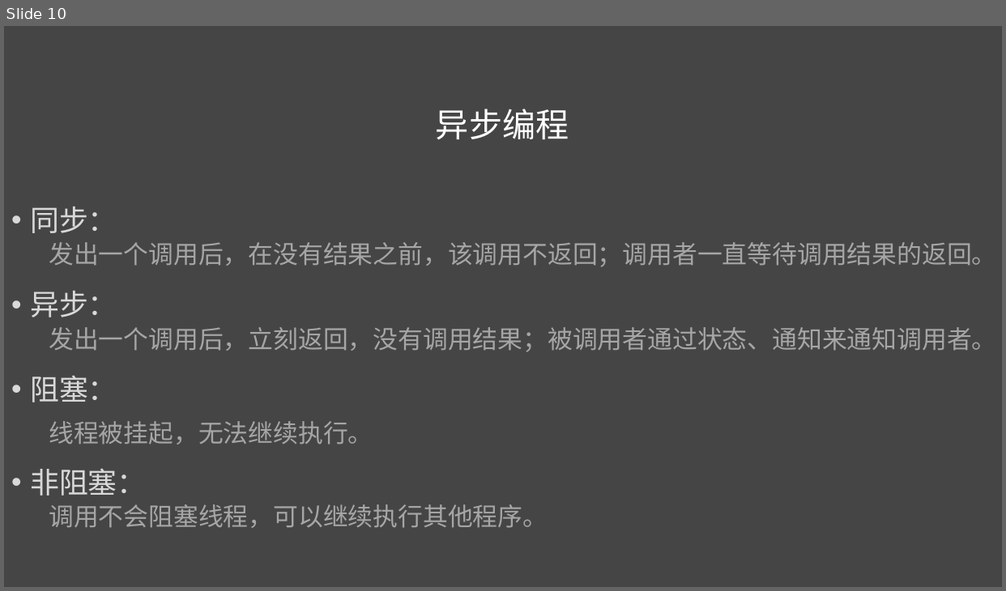
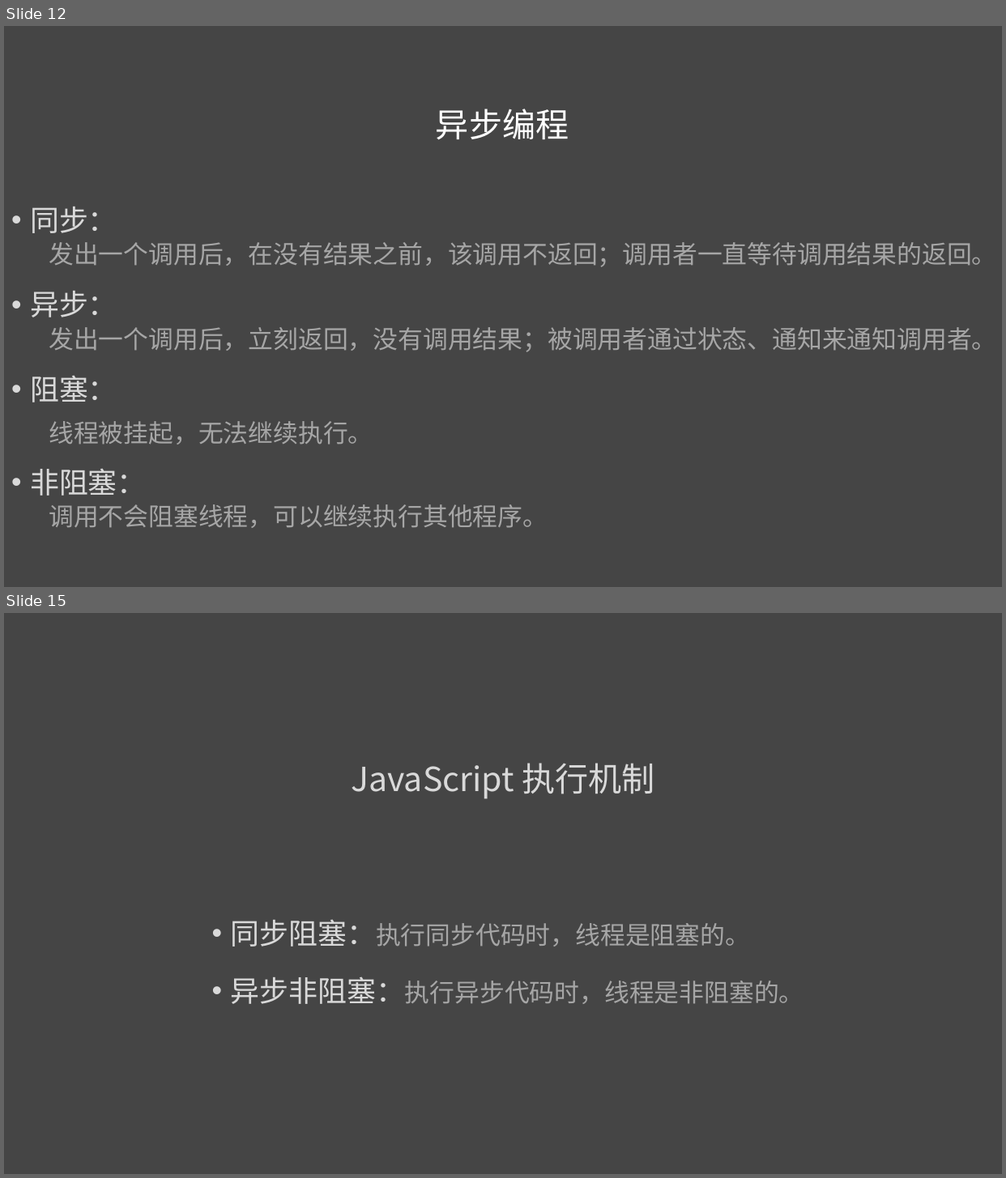
Before and after one commit to liuweiGL/share, a slide deck: ppt/JavaScript基础二.pptx. Shown one above the other, each under a label of ours: slide 10 before the commit, slides 12 and 15 after it; the slides between them are not shown. The pictures are 1006x591 and 1006x1178 pixels, drawn with LibreOffice and Linux fonts; fonts in the diff are those of the drawing. Boxes give left, top, right and bottom in pixels: in the first picture for what was removed or moved away, otherwise in the second. Text is boxed around its words. In the diff, an @@ line names an element or a change of style, - is before the commit and + after.

```diff
--- a/ppt/JavaScript基础二.pptx
+++ b/ppt/JavaScript基础二.pptx
@@ slide 15 added at (4, 613, 1002, 1174), background #454545 @@
@@ text added at (351, 763, 654, 799), 32 pt, text #D9D9D9 @@
+JavaScript 执行机制
@@ text added at (231, 919, 804, 1004), 24 pt, text #A6A6A6 @@
+  • 同步阻塞：执行同步代码时，线程是阻塞的。
+  • 异步非阻塞：执行异步代码时，线程是非阻塞的。
@@ what was slide 10 is now slide 12 @@
```
Also in this commit, not shown: 4 slides changed, 14 other slides added, 2 slides removed.
